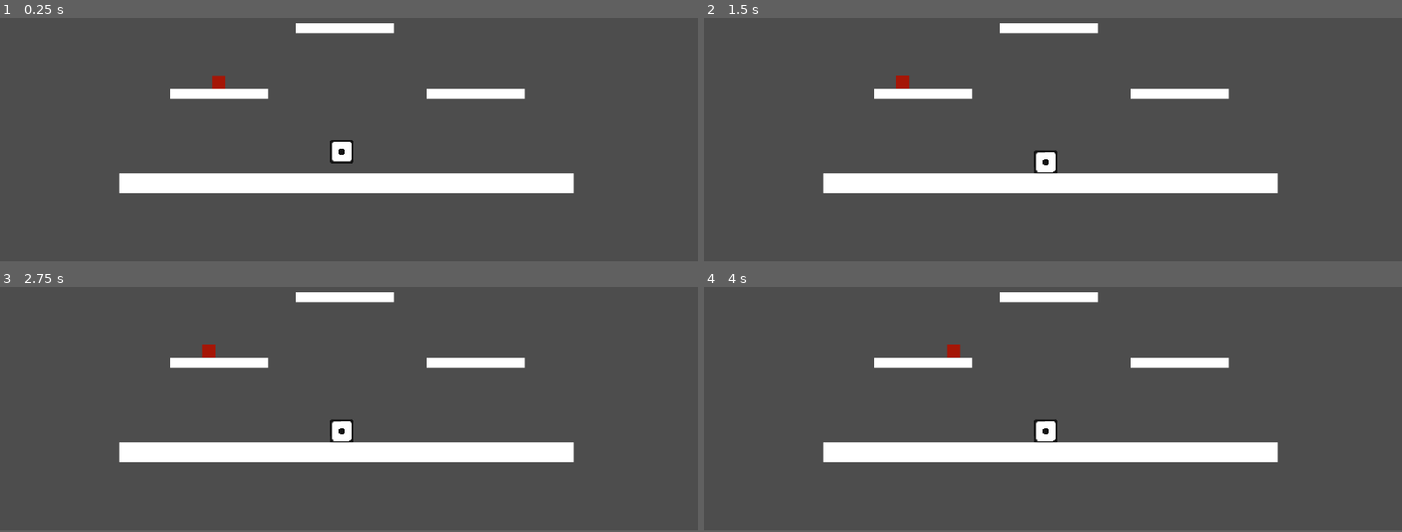
Above: before the commit, frames 1-4 (two rows, left to right).
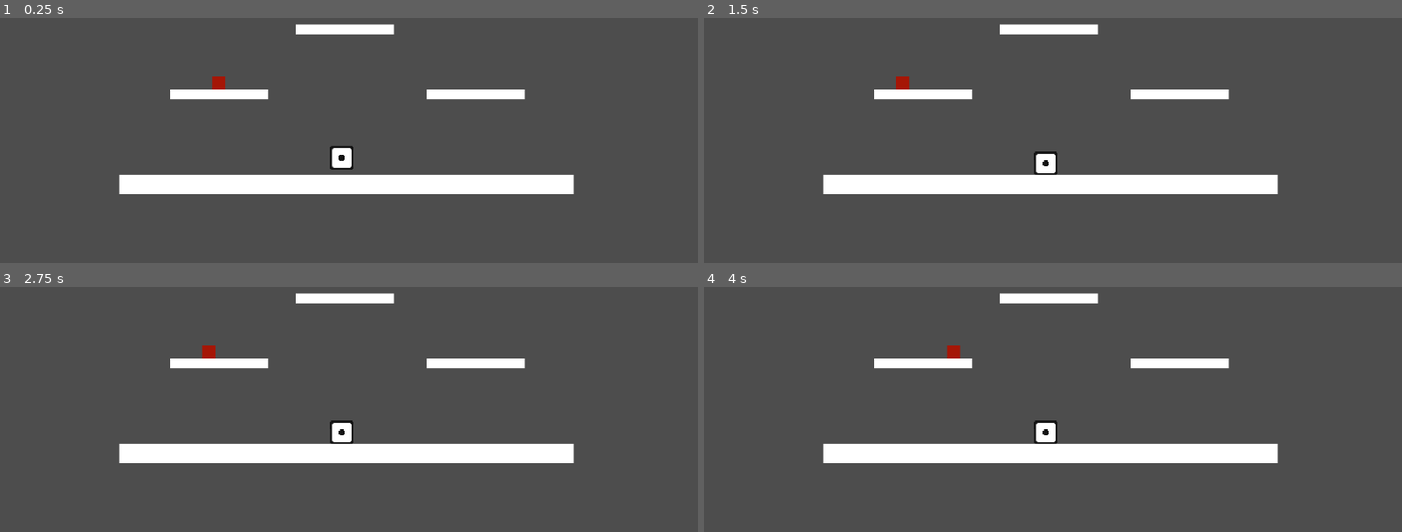
Above: after the commit, the same moments.

Repository: cherrybloom002/S-DJam
Game: Godot game, scene res://scenes/Stage/stage.tscn
The game is run twice, just before and just after one commit, with the same random seed, the same clock (stepped at 60 frames per second) and the same inputs.
Inputs (mouse positions are in pixels of both pictures, inside the frame that each line leads up to):
- Up to frame 1 (0.25 s): no input
- Up to frame 2 (1.5 s): move the mouse to (1046, 162) at 0.52 s; click (1046, 162) at 0.67 s; move the mouse to (913, 86) at 1.27 s; click (913, 86) at 1.42 s
- Up to frame 3 (2.75 s): tap Enter at 2 s; move the mouse to (outside the picture) at 2.02 s; click (outside the picture) at 2.17 s
- Up to frame 4 (4 s): move the mouse to (1018, 411) at 2.77 s; click (1018, 411) at 2.92 s; move the mouse to (1262, 392) at 3.52 s; click (1262, 392) at 3.67 s
In our replay, the window is 800x448 before the commit and 800x450 after it. These sizes can differ from the game's own. Grey fills any space a smaller window leaves; there, only what the larger window draws over its background counts as a difference.

The runs differ from the first frame. In frame 1, 1.7% of the frame differs, in the area x 17-83%, y 2-72%; in frame 2, 1.5%; in frame 3, 1.5%; in frame 4, 1.5%.

Commit message:
added masks

Diff:
--- a/s&d-jam/enemies/red_square/red_square.gd
+++ b/s&d-jam/enemies/red_square/red_square.gd
@@ -88,5 +88,6 @@
 		if health_amount <= 0:
 			var enemy_death_effect_instance = enemy_death_effect.instantiate() as Node2D
 			enemy_death_effect_instance.global_position = global_position
+
 			get_parent().add_child(enemy_death_effect_instance)
 			queue_free()
--- a/s&d-jam/enemies/red_square/red_square.tscn
+++ b/s&d-jam/enemies/red_square/red_square.tscn
@@ -25,6 +25,8 @@
 autostart = true
 
 [node name="Hurtbox" type="Area2D" parent="." unique_id=302106176]
+collision_layer = 4
+collision_mask = 3
 
 [node name="CollisionShape2D" type="CollisionShape2D" parent="Hurtbox" unique_id=1235110927]
 position = Vector2(0, -10)
--- a/s&d-jam/project.godot
+++ b/s&d-jam/project.godot
@@ -12,7 +12,7 @@
 
 config/name="S&DJam"
 run/main_scene="uid://cugw6hb5txr0l"
-config/features=PackedStringArray("4.7", "GL Compatibility")
+config/features=PackedStringArray("4.6", "GL Compatibility")
 config/icon="res://icon.svg"
 
 [display]
@@ -23,6 +23,7 @@
 window/size/window_width_override=1708
 window/size/window_height_override=960
 window/stretch/mode="canvas_items"
+window/stretch/aspect="expand"
 
 [input]
 
@@ -31,6 +32,12 @@
 "events": [Object(InputEventMouseButton,"resource_local_to_scene":false,"resource_name":"","device":-1,"window_id":0,"a …(253 unchanged characters)…
 ]
 }
+
+[layer_names]
+
+2d_physics/layer_1="GROUND"
+2d_physics/layer_2="PLAYER"
+2d_physics/layer_3="ENEMY"
 
 [physics]
 
--- a/s&d-jam/scenes/player/dice.tscn
+++ b/s&d-jam/scenes/player/dice.tscn
@@ -10,8 +10,9 @@
 size = Vector2(24, 24)
 
 [node name="Dice" type="RigidBody2D" unique_id=373100524]
+collision_layer = 2
 physics_material_override = SubResource("PhysicsMaterial_75ctp")
-gravity_scale = 3.0
+gravity_scale = 8.0
 script = ExtResource("2_e0qrn")
 multiply = 2.0
 
